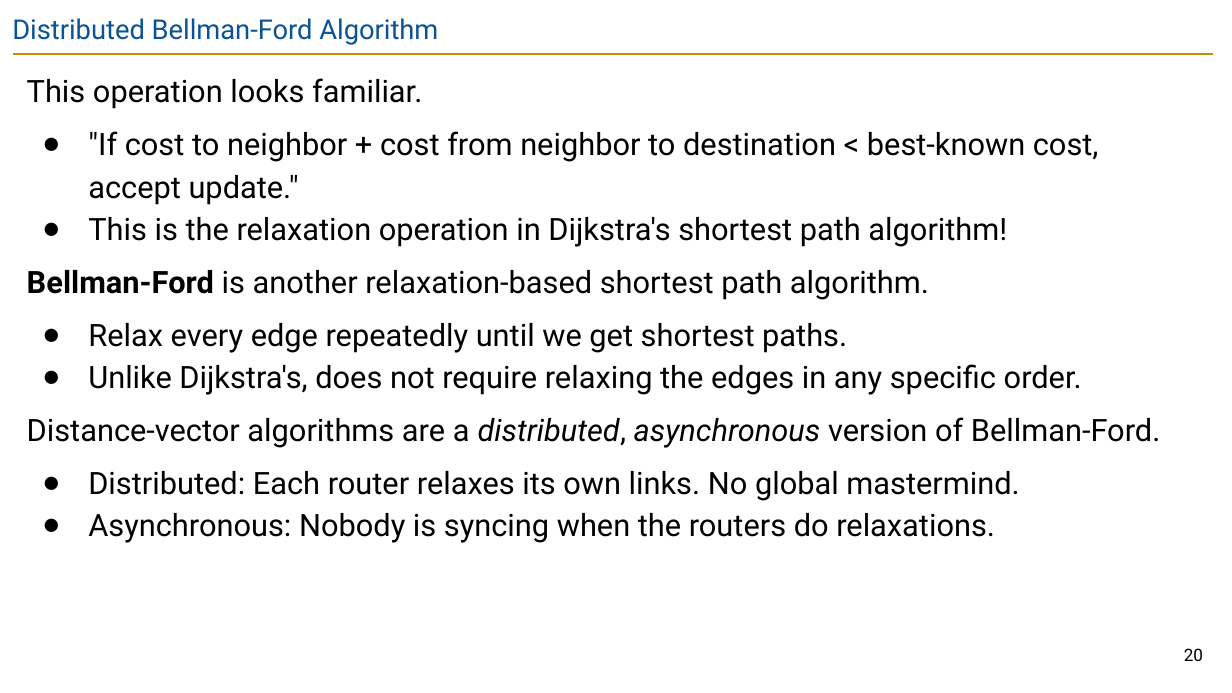
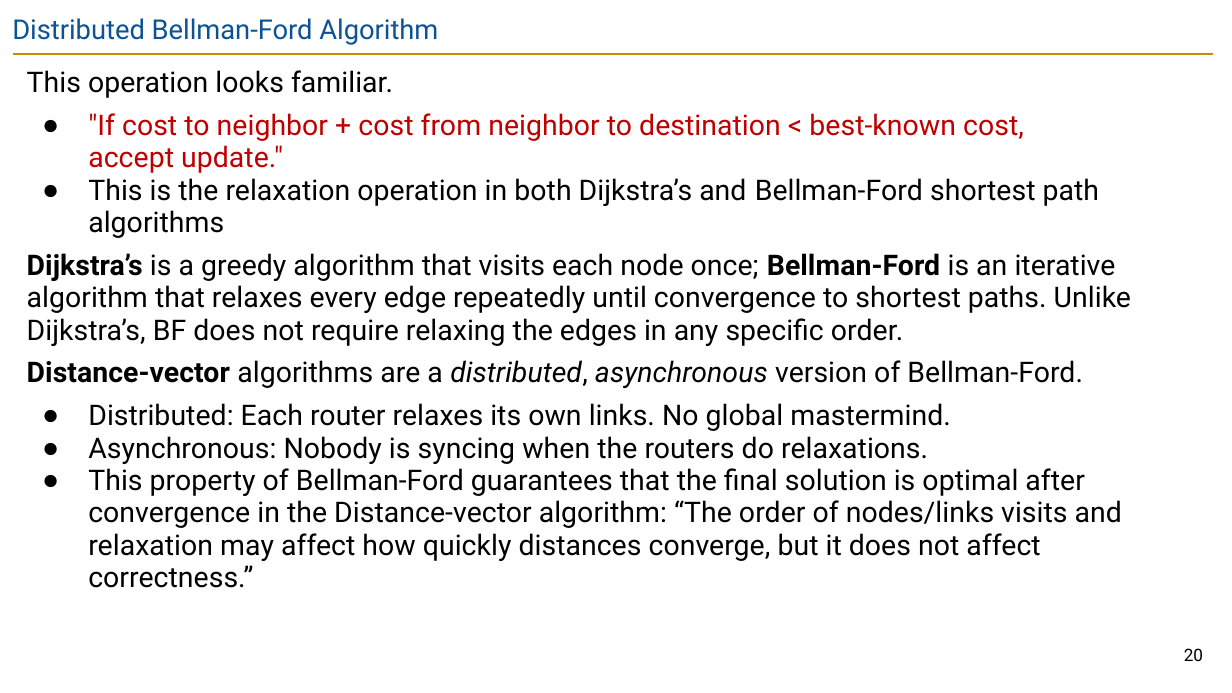
Before and after one commit to guhofstra/CSC175Sp26, a slide deck: slide 20 of PPTs/Lecture 5.2 - Distance-Vector.pptx. Drawn at 1232x693 pixels with LibreOffice and Linux fonts; fonts in the diff are those of the drawing. Boxes give left, top, right and bottom in pixels: in the first picture for what was removed or moved away, otherwise in the second. Text is boxed around its words. In the diff, an @@ line names an element or a change of style, - is before the commit and + after.

```diff
--- a/PPTs/Lecture 5.2 - Distance-Vector.pptx
+++ b/PPTs/Lecture 5.2 - Distance-Vector.pptx
@@ text at [27,70,1083,464]: size 18 to 16.6 pt in "This operation looks familiar.", ""If cost to neighbor + cost from ...", "Distance-vector algorithms are a distributed, asynchronous v ...", "Distributed: Each router relaxes its own links. ..." and 1 more places; text colour #000000 to #C00000 in ""If cost to neighbor + cost from ..."; bold on in "Distance-vector"; line spacing 1.15 to 0.95 @@
@@ text at [27,178,1131,346]: text changed; size 18 to 16.6 pt @@
-● This is the relaxation operation in Dijkstra's shortest path algorithm!
-Bellman-Ford is another relaxation-based shortest path algorithm.
-● Relax every edge repeatedly until we get shortest paths.
-● Unlike Dijkstra's, does not require relaxing the edges in any specific order.
+● This is the relaxation operation in both Dijkstra’s and Bellman-Ford shortest path algorithms
+Dijkstra’s is a greedy algorithm that visits each node once; Bellman-Ford is an iterative algorithm that relaxes every edge repeatedly until convergence to shortest paths. Unlike Dijkstra’s, BF does not require relaxing the edges in any specific order.
@@ text at [88,468,1122,588]: paragraph added @@
+● This property of Bellman-Ford guarantees that the final solution is optimal after convergence in the Distance-vector algorithm: “The order of nodes/links visits and relaxation may affect how quickly distances converge, but it does not affect correctness.”
```
Also in this commit, not shown: 22 other slides changed, 2 other files.
